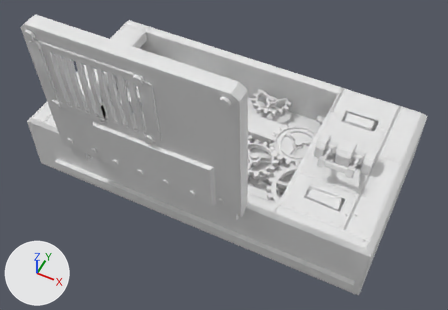
Renders of the FBX model Assets/Import/Rooms/GearCheckLevel/GearMachine.fbx from each side of a commit.
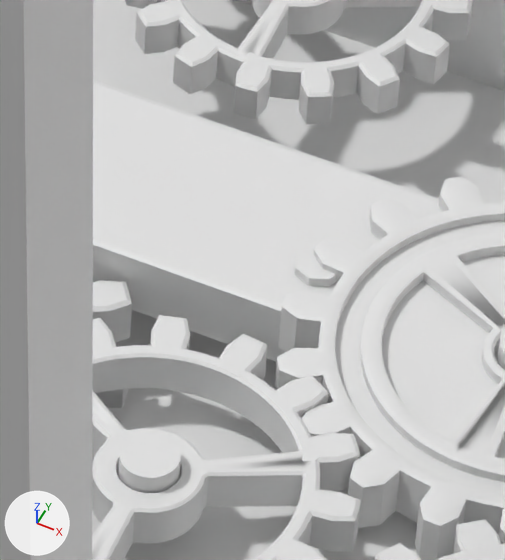
The first picture shows the older version from a 50 mm lens placed at (3.93, -8.07, 9.77), pointed at (0.25, -0.71, 0.57). The close-ups show both versions on the part from 53% to 66% of the width and 33% to 54% of the height of that picture; other places that the commit changed are outside them. The axes (+X, +Y, +Z) are drawn at lower left. The lights are the same throughout. Where no turn or scale is listed for an object, it has been applied to the vertices.

Before the edit, the objects in view are built like this:
```python
me_cube_256 = bpy.data.meshes.new('Cube.256')
me_cube_256.from_pydata(...)  # 24 vertices, 26 faces; spans x -1.5..1.5, y -0.36..0.36, z -0.06..0.06
me_cube_261 = bpy.data.meshes.new('Cube.261')
me_cube_261.from_pydata(...)  # 1268 vertices, 1266 faces; spans x -3.8..3.8, y -1.98..1.98, z -0.73..0.73
me_cube_261.materials.append(mat_material_009)
me_gear_119 = bpy.data.meshes.new('Gear.119')
me_gear_119.from_pydata(...)  # 1854 vertices, 1860 faces; spans x -0.631..0.631, y -0.637..0.637, z -0.08..0.081
ob_base_004 = bpy.data.objects.new('Base.004', me_cube_261)
ob_base_004.location = (-0.221, 0.427, -0.265)
ob_cube_162 = bpy.data.objects.new('Cube.162', me_cube_256)
ob_cube_162.location = (1.871, 0.178, -0.409)
ob_gear_093 = bpy.data.objects.new('Gear.093', me_gear_119)
ob_gear_093.location = (1.262, 0.882, -0.221)
# also in view: 'Gears.007' at (0.57, 0.08, -0.19); 'Cube.159' at (-0.73, -1.95, 2.25); 'Cylinder.081' at (0.14, 0.95, -0.18); 'Base.001' at (0.0, 0.32, -0.64); 'Gear.096' at (1.81, -0.27, -0.19)
```
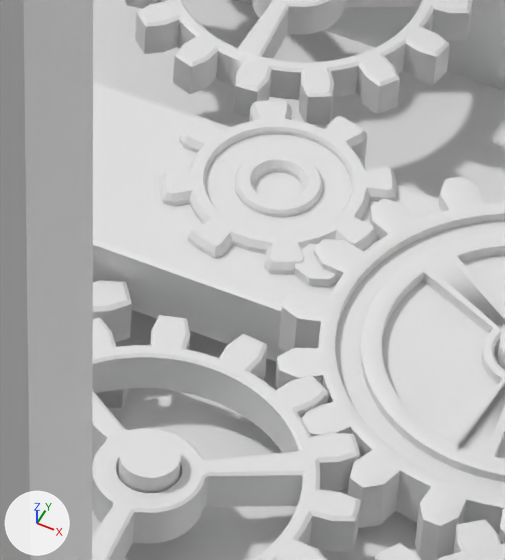
Diff of the bpy script that builds the scene:
```diff
--- a/Assets/Import/Rooms/GearCheckLevel/GearMachine.fbx.py
+++ b/Assets/Import/Rooms/GearCheckLevel/GearMachine.fbx.py
@@ me_gear_115 @@
+me_gear_115.from_pydata(...)  # 800 vertices, 800 faces; spans x -0.304..0.304, y -0.304..0.304, z -0.083..0.083
@@ ob_gear_094 @@
+ob_gear_094 = bpy.data.objects.new('Gear.094', me_gear_115)
+ob_gear_094.location = (0.446, 1.171, -0.24)
```

Changed parts and their boxes [x1, y1, x2, y2] in the close-ups (505 x 560 px):
'Gear.094', added: after [160, 100, 396, 274]
